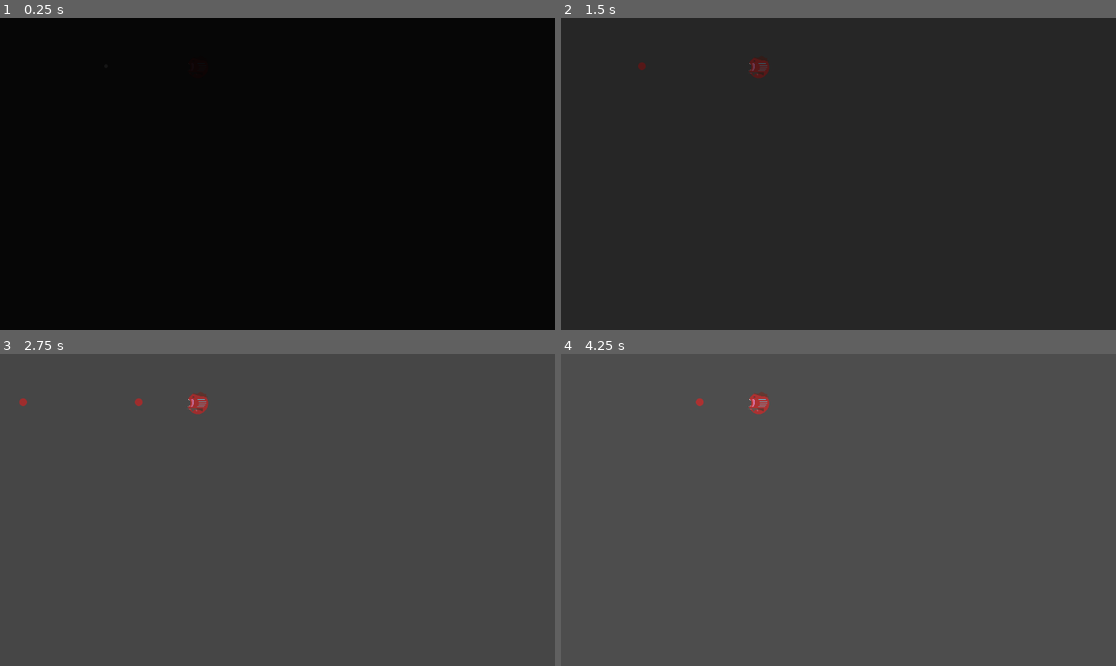
Above: before the commit, frames 1-4 (two rows, left to right).
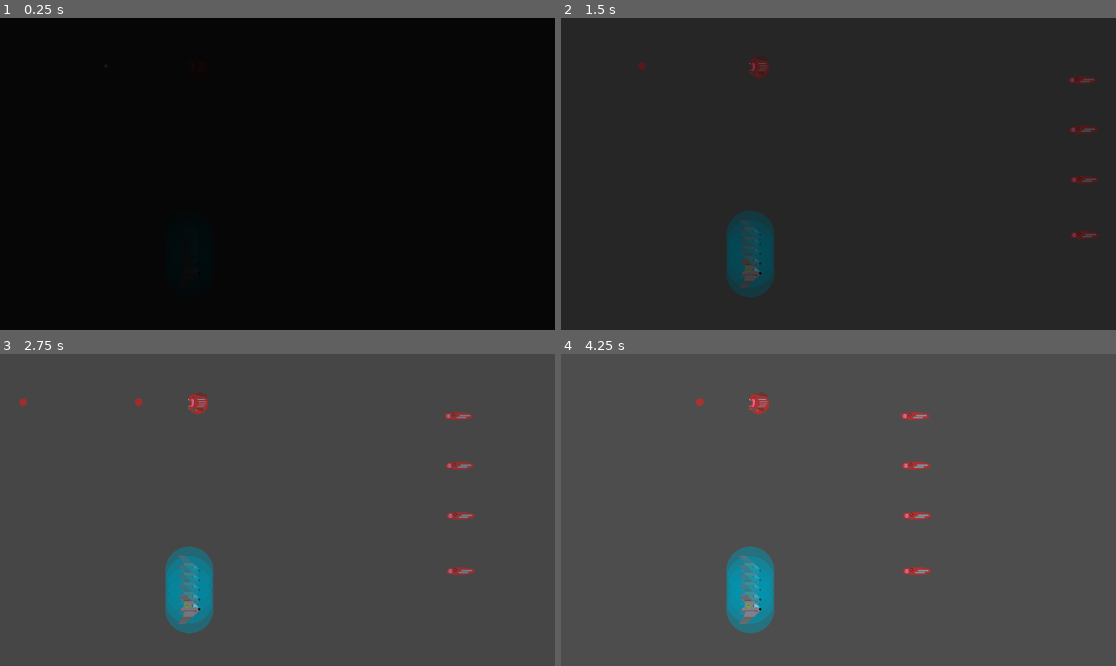
Above: after the commit, the same moments.

Repository: tfmertz/gamedevtv-jam-2026
Game: Godot game, scene res://scene/test/tom_test_level.tscn
Two runs of this game, one before a commit and one after it. Both use one fixed random seed, a clock stepped at 60 frames per second and the inputs below. This scene is started directly instead of the project's main scene.
Inputs:
- Up to frame 1 (0.25 s): no input
- Up to frame 2 (1.5 s): tap Enter at 0.5 s; hold D (move_right) 0.53-1.28 s; tap F (cycle_formation) at 0.6 s; hold S (move_down) from 1.28 s (still down); tap R (cycle_spacing) at 1.35 s
- Up to frame 3 (2.75 s): release S (move_down) at 2.03 s; hold D (move_right) from 2.03 s (still down); tap G (sort_ships) at 2.1 s
- Up to frame 4 (4.25 s): release D (move_right) at 2.78 s; hold W (move_up) 2.78-3.53 s; tap 3 at 2.85 s; hold A (move_left) from 3.53 s (still down); tap 4 at 3.6 s

The runs differ from the first frame. In frame 2, 2.4% of the frame differs, in the area x 29-97%, y 18-90%; in frame 3, 2.5%; in frame 4, 2.6%, in the area x 29-67%, y 18-90%.

Commit message:
Add bomber

Diff:
--- /dev/null
+++ b/scene/bomber.tscn
@@ -0,0 +1,36 @@
+[gd_scene format=3 uid="uid://b0orh6apr1yau"]
+
+[ext_resource type="Script" uid="uid://dighhxhhpe0ei" path="res://src/bomber.gd" id="1_u514y"]
+[ext_resource type="Texture2D" uid="uid://e6a6cd4tna5e" path="res://assets/art/small_enemy.png" id="2_8c32t"]
+
+[sub_resource type="RectangleShape2D" id="RectangleShape2D_j07rk"]
+size = Vector2(62, 18)
+
+[sub_resource type="CircleShape2D" id="CircleShape2D_u514y"]
+radius = 90.0
+
+[node name="Bomber" type="Area2D" unique_id=608566180]
+collision_layer = 2
+script = ExtResource("1_u514y")
+attack = 5
+
+[node name="Sprite2D" type="Sprite2D" parent="." unique_id=1463319858]
+position = Vector2(-12, 4)
+scale = Vector2(2, 2)
+texture = ExtResource("2_8c32t")
+
+[node name="CollisionShape2D" type="CollisionShape2D" parent="." unique_id=1286505360]
+shape = SubResource("RectangleShape2D_j07rk")
+
+[node name="AttackTimer" type="Timer" parent="." unique_id=29555263]
+one_shot = true
+
+[node name="ExplosionArea" type="Area2D" parent="." unique_id=270104489]
+collision_layer = 0
+monitorable = false
+
+[node name="CollisionShape2D" type="CollisionShape2D" parent="ExplosionArea" unique_id=1134038205]
+shape = SubResource("CircleShape2D_u514y")
+
+[connection signal="area_entered" from="." to="." method="_on_area_entered"]
+[connection signal="timeout" from="AttackTimer" to="." method="_on_attack_timer_timeout"]
--- a/scene/enemy_ship_node.tscn
+++ b/scene/enemy_ship_node.tscn
@@ -29,6 +29,7 @@
 radius = 24.0
 
 [node name="EnemyShipNode" type="Area2D" unique_id=1841324561]
+collision_layer = 2
 script = ExtResource("1_fco4n")
 
 [node name="sprite" type="AnimatedSprite2D" parent="." unique_id=1209264211]
--- a/scene/test/tom_test_level.gd
+++ b/scene/test/tom_test_level.gd
@@ -2,6 +2,7 @@
 
 var bullet_scene: PackedScene = preload("res://scene/bullet.tscn")
 var enemy_scene: PackedScene = preload("res://scene/enemy_ship_node.tscn")
+var ship_scene: PackedScene = preload("res://scene/ship_node.tscn")
 
 # Called when the node enters the scene tree for the first time.
 func _ready() -> void:
@@ -9,6 +10,9 @@
 	_spawn_bullet()
 	_spawn_enemy()
 
+	for i in range(5):
+		var pos = Vector2(400, 450 + i * 20)
+		_spawn_ship(pos)
 
 
 # Called every frame. 'delta' is the elapsed time since the previous frame.
@@ -27,5 +31,12 @@
 	add_child(new_enemy)
 	new_enemy.spawn_enemy_big()
 
+func _spawn_ship(pos: Vector2):
+	var new_ship = ship_scene.instantiate()
+	add_child(new_ship)
+	new_ship.set_ship_type(ShipNode.ShipType.SHIELD)
+	new_ship.start(pos)
+
+
 func _on_timer_timeout() -> void:
 	_spawn_bullet()
--- a/scene/test/tom_test_level.tscn
+++ b/scene/test/tom_test_level.tscn
@@ -1,6 +1,7 @@
 [gd_scene format=3 uid="uid://di2cj6ac8g8m5"]
 
 [ext_resource type="Script" uid="uid://co4dtuoeqqn0c" path="res://scene/test/tom_test_level.gd" id="1_4y81e"]
+[ext_resource type="PackedScene" uid="uid://b0orh6apr1yau" path="res://scene/bomber.tscn" id="2_ysgiw"]
 
 [node name="TomTestLevel" type="Node2D" unique_id=1564966178]
 script = ExtResource("1_4y81e")
@@ -9,4 +10,16 @@
 wait_time = 2.0
 autostart = true
 
+[node name="Bomber" parent="." unique_id=608566180 instance=ExtResource("2_ysgiw")]
+position = Vector2(1200, 336)
+
+[node name="Bomber4" parent="." unique_id=962848810 instance=ExtResource("2_ysgiw")]
+position = Vector2(1200, 451)
+
+[node name="Bomber2" parent="." unique_id=657605256 instance=ExtResource("2_ysgiw")]
+position = Vector2(1196, 129)
+
+[node name="Bomber3" parent="." unique_id=1973112670 instance=ExtResource("2_ysgiw")]
+position = Vector2(1198, 232)
+
 [connection signal="timeout" from="Timer" to="." method="_on_timer_timeout"]
--- /dev/null
+++ b/src/bomber.gd
@@ -0,0 +1,55 @@
+extends Enemy
+
+@onready var attack_timer: Timer = $AttackTimer
+@onready var collision_shape_2d: CollisionShape2D = $ExplosionArea/CollisionShape2D
+@onready var explosion_area: Area2D = $ExplosionArea
+
+## How long to wait until attacking
+@export var attack_delay := 2
+@export var explosion_radius := 50
+
+var is_attacking := false
+
+func _ready() -> void:
+	collision_shape_2d.shape.radius = explosion_radius
+	attack_timer.wait_time = attack_delay
+	attack_timer.start()
+
+func _move(delta: float) -> void:
+	if not is_attacking:
+		# speed is really accel here
+		velocity += Vector2.LEFT * speed * delta
+	else:
+		# quick drag
+		velocity = velocity.move_toward(Vector2.ZERO, 500 * delta)
+
+	if not velocity.is_zero_approx():
+		position += velocity * delta
+
+func _attack() -> void:
+	is_attacking = true
+	await flash()
+	is_attacking = false
+	# launch attack
+	speed = 400
+	# clean enemy if they didn't collide
+	get_tree().create_timer(5).timeout.connect(queue_free)
+
+func _die() -> void:
+	# check out AOE and deal damage
+	var areas = explosion_area.get_overlapping_areas()
+	for area in areas:
+		if area.has_method("take_damage"):
+			area.take_damage(attack)
+	queue_free()
+
+func _on_attack_timer_timeout() -> void:
+	_attack()
+
+
+func _on_area_entered(area: Area2D) -> void:
+	print('hit')
+	# if we hit something that can take damage
+	if area is ShipNode:
+		# explode
+		_die()
--- /dev/null
+++ b/src/enemy.gd
@@ -0,0 +1,35 @@
+# This class is not meant to be used on Nodes, but to be extended
+@abstract
+class_name Enemy
+extends Area2D
+
+@export var health := 1
+@export var attack := 1
+@export var speed := 100
+
+var velocity := Vector2.ZERO
+
+func _physics_process(delta: float) -> void:
+	_move(delta)
+
+func _move(delta: float) -> void:
+	pass
+
+func _attack() -> void:
+	pass
+
+func take_damage(damage: int) -> void:
+	health -= damage
+	if health <= 0:
+		_die()
+
+func flash():
+	# play flash
+	var tween := create_tween()
+	tween.set_loops(3)
+	tween.tween_property(self, "modulate:a", 0.5, 0.2)
+	tween.tween_property(self, "modulate:a", 1.0, 0.2)
+	await tween.finished
+
+func _die() -> void:
+	pass
Not shown, added: src/bomber.gd.uid
Not shown, added: src/enemy.gd.uid
